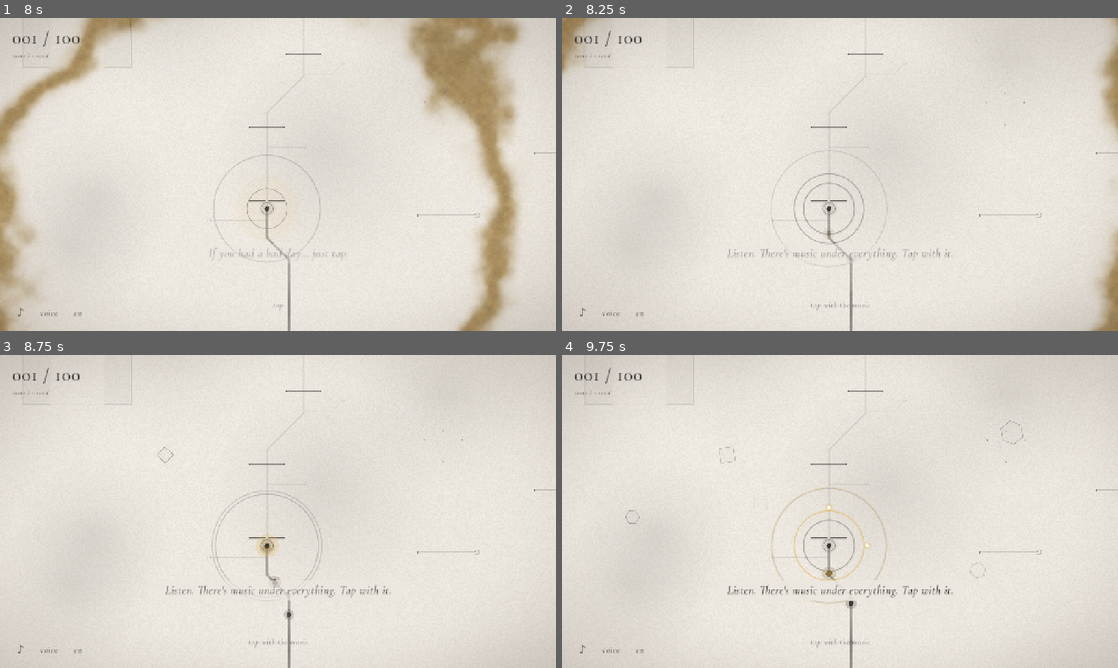
Above: before the commit, frames 1-4 (two rows, left to right).
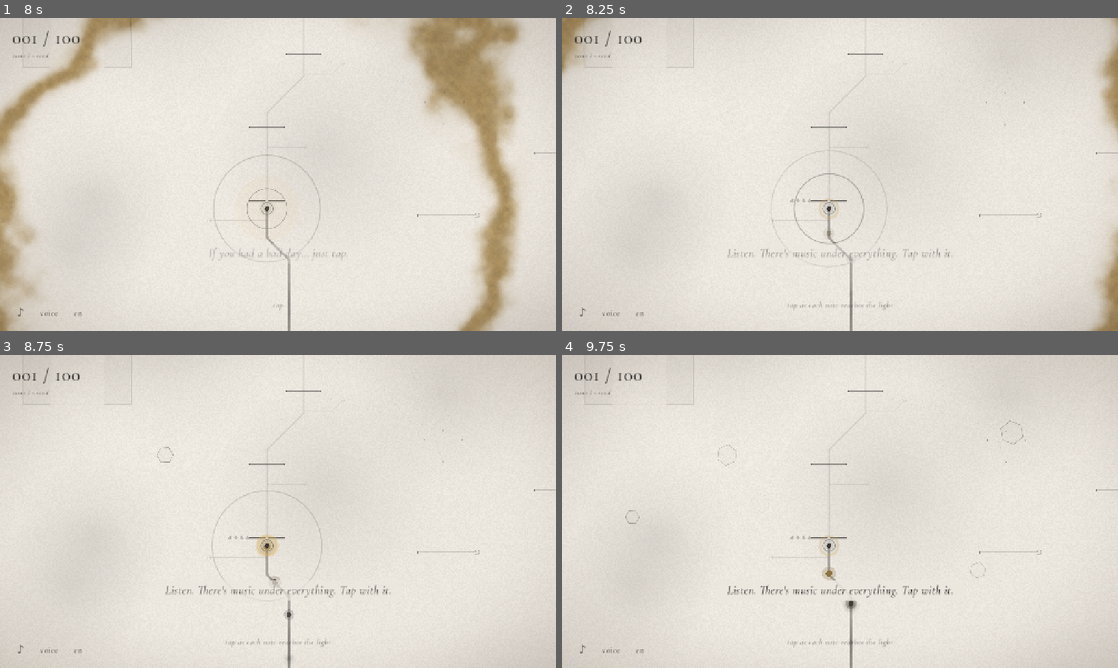
Above: after the commit, the same moments.

Repository: pablopalma/just-tap-repository
Game: Godot game, scene res://scenes/main.tscn
Same seed, same stepped clock (60 frames per second), same inputs: the game is played once before the commit and once after it. Sound files missing from this copy of the repository are replaced by a short silence.
Inputs (mouse positions are in pixels of both pictures, inside the frame that each line leads up to):
- Up to frame 1 (8 s): click "en" at 0.5 s; click "es" at 1.25 s; click "beta · anonymous play data: on" at 2 s; click "beta · anonymous play data: o…" at 2.75 s; click "beta · anonymous play data: on" at 3.5 s; click "beta · anonymous play data: o…" at 4.25 s; tap Enter (ui_accept) at 5, 5.27, 5.57, 7.25, 7.52, 7.82 s; move the mouse to (400, 158) at 5.02 s; hold Right (ui_right) 5.03-5.75 s; hold Space 5.03-5.75 s; click (400, 158) at 5.17 s; click "en" at 5.75 s; click "es" at 6.5 s; move the mouse to (166, 190) at 7.27 s; hold Down (ui_down) from 7.28 s (still down); tap Space at 7.35 s; click (166, 190) at 7.42 s
- Up to frame 2 (8.25 s): move the mouse to (895, 105) at 8.02 s; release Down (ui_down) at 8.03 s; hold Right (ui_right) from 8.03 s (still down); hold Space from 8.03 s (still down); tap 1 at 8.1 s; click (895, 105) at 8.17 s
- Up to frame 3 (8.75 s): keep holding Right (ui_right); keep holding Space
- Up to frame 4 (9.75 s): move the mouse to (812, 574) at 8.77 s; release Right (ui_right) at 8.78 s; release Space at 8.78 s; hold Up (ui_up) 8.78-9.53 s; tap Space at 8.85 s; click (812, 574) at 8.92 s; tap Enter (ui_accept) at 9.02, 9.32 s; move the mouse to (1006, 558) at 9.52 s; hold Left (ui_left) from 9.53 s (still down); hold Space from 9.53 s (still down); click (1006, 558) at 9.67 s

Frame 1 is identical in both runs. In frame 2, 0.3% of the frame differs, in the area x 40-60%, y 52-94%; in frame 3, 0.3%; in frame 4, 0.8%, in the area x 28-60%, y 28-94%.

Commit message:
La práctica enseña la mecánica real: tocar las notas cuando llegan
Después de los toques sueltos, la práctica es una frase lenta: una nota
cada dos pulsos baja por la línea hasta la luz, con el texto "toca cuando
la nota llega a la luz"; con las cuatro notas (o tres vueltas) empieza el
juego. El mismo texto acompaña las primeras barreras.

Co-Authored-By: Claude Opus 5.5 <noreply@anthropic.com>

Diff:
--- a/scripts/loc.gd
+++ b/scripts/loc.gd
@@ -14,6 +14,7 @@
 	"headphones": {"es": "mejor con auriculares", "en": "best with headphones"},
 	"hint_tree_pad": {"es": "elige una mejora del árbol", "en": "pick an upgrade on the tree"},
 	"hint_beat": {"es": "toca con la música", "en": "tap with the music"},
+	"hint_note": {"es": "toca cuando la nota llega a la luz", "en": "tap as each note reaches the light"},
 	"hint_beat_ok": {"es": "así", "en": "like that"},
 	"hint_hold": {"es": "mantén presionado para seguir", "en": "hold to keep going"},
 	"story_yes": {"es": "cuéntame", "en": "tell me"},
--- a/scripts/main.gd
+++ b/scripts/main.gd
@@ -213,6 +213,9 @@
 		phrase_line.tip = tip
 		phrase_line.z_index = 4
 		phrase_line.phrase_done.connect(_on_phrase_done)
+		phrase_line.lesson_done.connect(func() -> void:
+			if warmup:
+				warmup.lesson_done(phrase_line._hits >= phrase_line._need))
 		phrase_line.note_played.connect(func(deg: int) -> void:
 			cymatics.note(deg)
 			paint_trail.bloom())
@@ -360,6 +363,8 @@
 		_start()
 	elif prologue:
 		prologue.tap()
+	elif warmup and warmup.phase == 1 and phrase_line:
+		phrase_line.tap()   # the lesson: the real phrase, slow
 	elif warmup:
 		warmup.tap()
 	elif phrase_line and phrase_line.active:
@@ -608,7 +613,8 @@
 	if phrase_line:
 		phrase_line.active = mode == Mode.PLAY and GameState.running and not GameState.finished \
 			and not GameState.cinematic and not _cine and not _now and not _story and not droste.is_playing() \
-			and warmup == null and prologue == null and _pano <= 0.0
+			and (warmup == null or warmup.phase == 1) and prologue == null and _pano <= 0.0
+		phrase_line.lesson = warmup != null and warmup.phase == 1
 		phrase_line.owns_air = warmup == null and prologue == null and not BuildFlags.is_dark(GameState.stage) \
 			and not GameState.finished
 	inline_tree.active = not BuildFlags.PHRASES and tree_inline and GameState.running and not GameState.finished \
--- a/scripts/ui/hud.gd
+++ b/scripts/ui/hud.gd
@@ -140,11 +140,13 @@
 		if warm == 0:
 			hint = Loc.t("hint_tap")
 		elif warm == 1:
-			hint = Loc.t("hint_beat")
+			hint = Loc.t("hint_note" if BuildFlags.PHRASES else "hint_beat")
 		elif warm == 2:
 			hint = Loc.t("hint_beat_ok")
 		elif _total_taps < 3 and g.stage == 1:
 			hint = Loc.t("hint_tap")
+		elif BuildFlags.PHRASES and g.stage <= 2:
+			hint = Loc.t("hint_note")   # the first barriers: the same words as the lesson
 		elif _praise_t > 0.0:
 			hint = Loc.t("hint_beat_ok")
 		elif lesson:
--- a/scripts/world/phrase_line.gd
+++ b/scripts/world/phrase_line.gd
@@ -13,6 +13,8 @@
 signal phrase_done(n: int, misses: int)
 ## A note of the phrase caught: its degree of the arrangement (the dark's cymatics take its figure).
 signal note_played(deg: int)
+## The warm-up's lesson phrase is played (Warmup): the game itself begins.
+signal lesson_done
 
 ## How to play them: beats either side of a note that still catch it, px a note travels per beat,
 ## beats of notes shown coming, half beats played, long notes held, a phrase whole in one pass.
@@ -78,6 +80,13 @@
 		[5, 6, 7, 8, 7, 8, 10],
 	],
 }
+## The warm-up's lesson (Main sets `lesson` while the warm-up asks for it): the real mechanic, slow,
+## a note every two beats coming down the line to the light; four caught and it is learned (or three
+## passes, so nobody is stuck). Its own little line of the arrangement.
+const LESSON := [[2, "n"], [2, "n"], [2, "n"], [2, "n"]]
+const LESSON_LINE := [5, 6, 7, 5]
+const LESSON_PASSES := 3
+
 ## The arrangement's range, in degrees of the theme's pentatonic counted up from its tonic an octave
 ## up (5 per octave: 0 the tonic, 2 the third, 3 the fifth): where its line moves.
 const LOW := 2
@@ -85,6 +94,8 @@
 
 var path: PathData
 var tip: Node2D
+## The warm-up's lesson phrase instead of the barrier's (it breaks nothing).
+var lesson := false
 ## Main says when it may play: the game running, nothing else (a cinematic, the warm-up) in the way.
 var active := false
 ## Main says when the theme is its to open (not under the prologue or the warm-up, not in the dark).
@@ -106,6 +117,8 @@
 var _rings: Array[Dictionary] = []
 var _sparks: Array[Dictionary] = []
 var _t := 0.0
+var _was_lesson := false
+var _passes := 0
 
 
 func _m() -> Dictionary:
@@ -135,16 +148,18 @@
 
 func _set_phrase() -> void:
 	_stage = GameState.stage
+	_was_lesson = lesson
+	_passes = 0
 	var zone := clampi(Zones.of(_stage), 1, SETS.size())
 	var set: Array = SETS[zone]
-	_phrase = set[(_stage - 1) % set.size()]
+	_phrase = LESSON if lesson else set[(_stage - 1) % set.size()]
 	_misses = 0
 	_hits = 0   # each barrier starts its own count
 	_holding = -1.0
 	_origin = Music._zone_origin
 	_begin_pass(_next_bar(_now() + LEAD))
 	_need = _notes(0.0).size()
-	_degs = _compose(_notes(0.0))
+	_degs = LESSON_LINE.duplicate() if lesson else _compose(_notes(0.0))
 
 
 ## The first downbeat at or after beat b.
@@ -201,11 +216,14 @@
 		_holding = -1.0
 		queue_redraw()
 		return
-	if _stage != GameState.stage or absf(_origin - Music._zone_origin) > 0.001:
+	if _stage != GameState.stage or absf(_origin - Music._zone_origin) > 0.001 or _was_lesson != lesson:
 		_set_phrase()
 	var now := _now()
 	if now >= _start + _length():
 		_begin_pass(_start + _length())
+		_passes += 1
+		if lesson and _passes >= LESSON_PASSES:
+			_finish_lesson()
 	var m := _m()
 	for n in _notes(_start):
 		if now > n[0] + m.window and not _caught.has(n[0]):
@@ -265,6 +283,10 @@
 func _count(_n: Array) -> void:
 	_hits += 1
 	GameState.beat_streak += 1
+	if lesson:
+		if _hits >= _need:
+			_finish_lesson()
+		return
 	var max_hp := GameState.max_hp(GameState.stage)
 	GameState.hp = max_hp * (1.0 - float(_hits) / maxf(1.0, _need))   # the barrier cracks as it fills
 	if _hits >= _need:
@@ -272,6 +294,13 @@
 		print("PHRASE %d done: %d notes, %d missed" % [_stage, _need, _misses])
 		phrase_done.emit(_stage, _misses)
 		_stage = -1   # a new phrase once the next barrier is there
+
+
+func _finish_lesson() -> void:
+	_holding = -1.0
+	lesson = false
+	_stage = -1
+	lesson_done.emit()
 
 
 ## Where none is written (later zones): one line through the whole phrase, the same every time it comes
--- a/scripts/world/warmup.gd
+++ b/scripts/world/warmup.gd
@@ -50,6 +50,8 @@
 			_t = 0.0
 			_say("beat_1")
 			_set_air(BEAT_CUT, -4.0, 2.0)
+	elif phase == 1 and BuildFlags.PHRASES:
+		pass   # the lesson phrase takes the taps (Main sends them to PhraseLine)
 	elif phase == 1:
 		_taps += 1
 		var k: int = Music.beat_at_tap()
@@ -68,6 +70,19 @@
 				_say("beat_2")
 			Music.play_milestone(1)
 			_set_air(20000.0, 0.0, 2.5)
+
+
+## With phrases: the lesson phrase was played (PhraseLine.lesson_done). caught: whether it was learned.
+func lesson_done(caught: bool) -> void:
+	if phase != 1:
+		return
+	_hits = BEAT_TAPS if caught else 0
+	phase = 2
+	_out = 0.0
+	if caught:
+		_say("beat_2")
+	Music.play_milestone(1)
+	_set_air(20000.0, 0.0, 2.5)
 
 
 func _process(delta: float) -> void:
--- a/tools/phrases_game_test.gd
+++ b/tools/phrases_game_test.gd
@@ -37,7 +37,7 @@
 	if w and w.phase == 0 and _t - _free > 1.4:
 		_free = _t
 		_main._press()
-	elif w and w.phase == 1:
+	elif w and w.phase == 1 and not BuildFlags.PHRASES:
 		var k: int = Music.beat_at_tap()
 		if k >= 0 and k != _last_beat and absf(fposmod(Music.heard_phase() + 0.5, 1.0) - 0.5) < 0.04:
 			_last_beat = k
